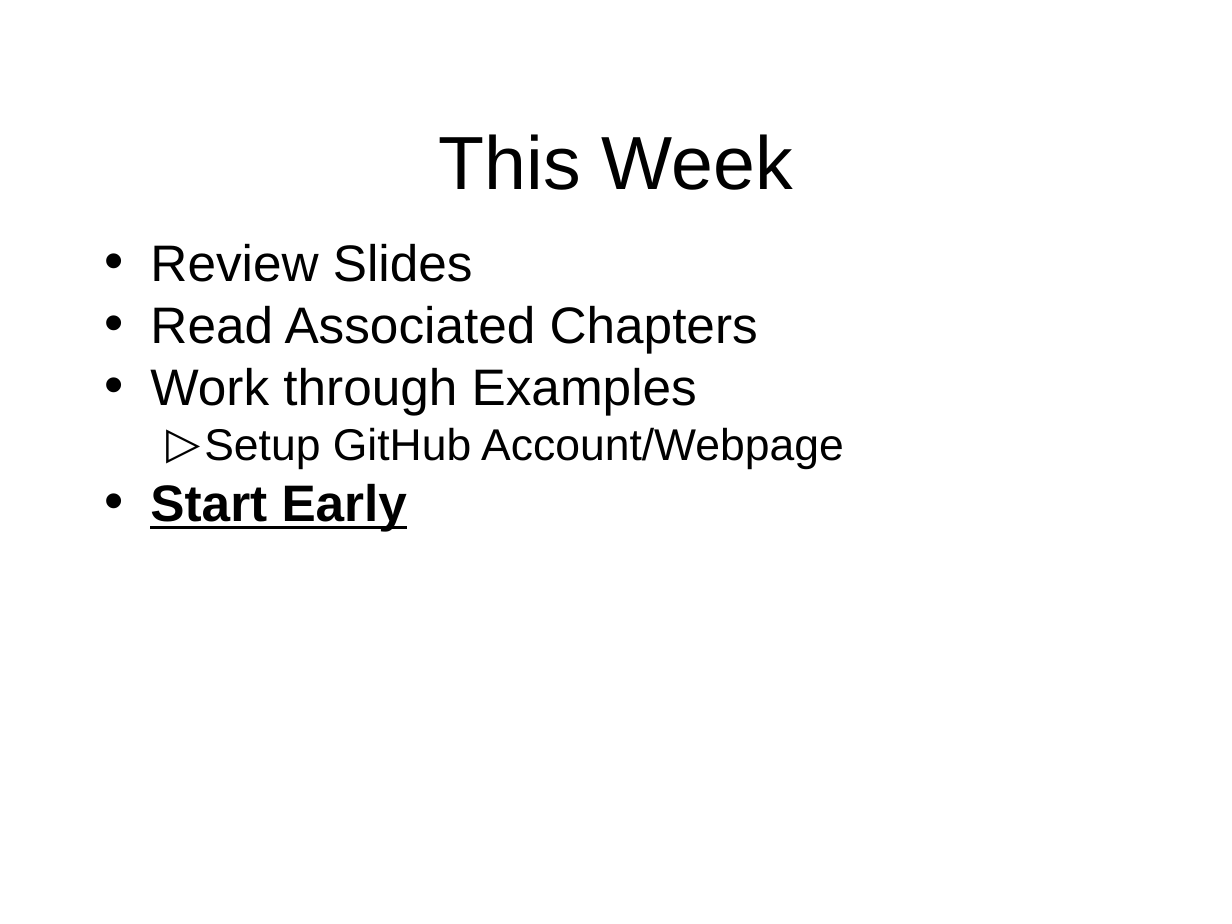
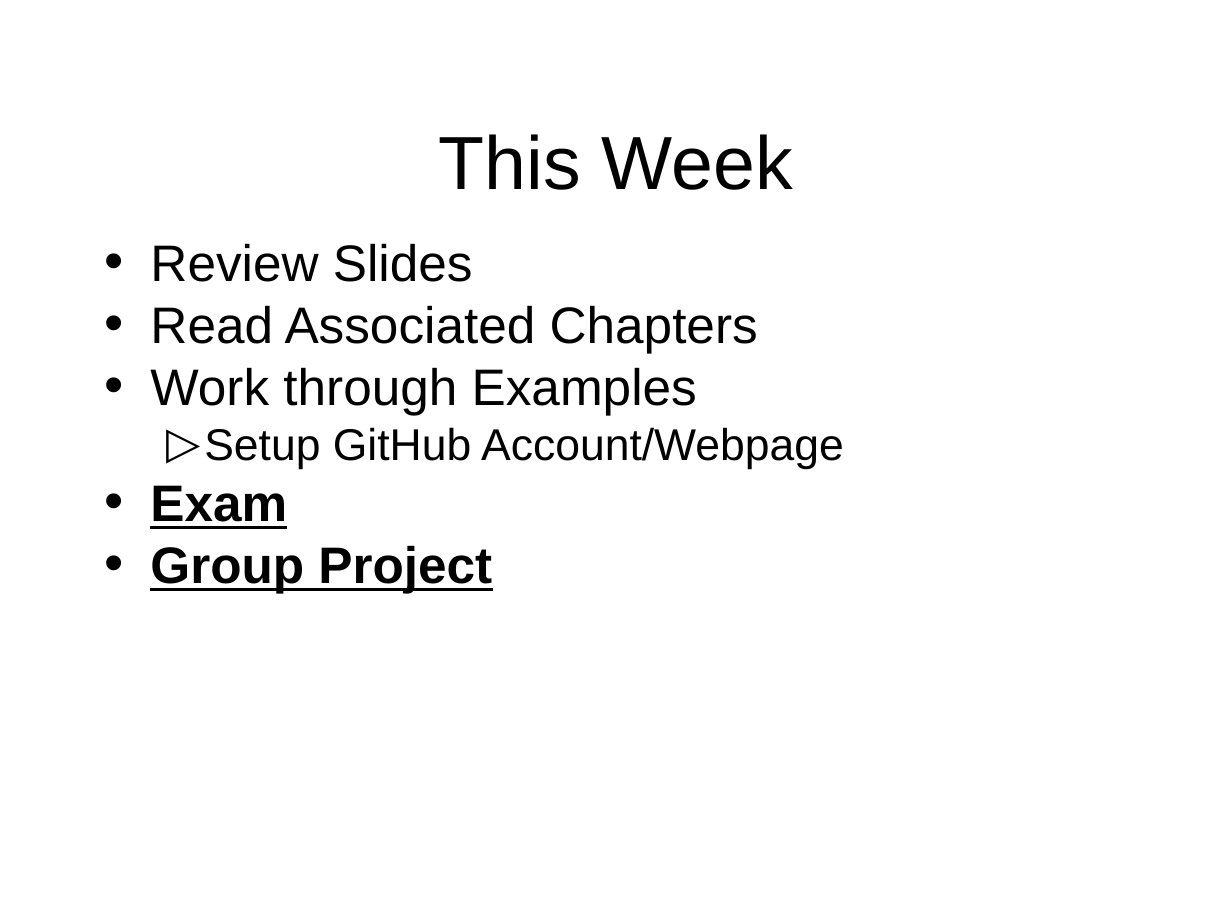
Before and after one commit to octaviordz/zjnu2017.github.io, a slide deck: slide 21 of WAD/lectures/140--Objects.and.DOM.pptx (slide 16 before the commit). Drawn at 1232x924 pixels with LibreOffice and Linux fonts; fonts in the diff are those of the drawing. Boxes give left, top, right and bottom in pixels: in the first picture for what was removed or moved away, otherwise in the second. Text is boxed around its words. In the diff, an @@ line names an element or a change of style, - is before the commit and + after.

```diff
--- a/WAD/lectures/140--Objects.and.DOM.pptx
+++ b/WAD/lectures/140--Objects.and.DOM.pptx
@@ text at [150, 485, 492, 593]: text changed @@
-• Start Early
+• Exam
+• Group Project
```
Also in this commit, not shown: 10 other slides changed, 4 slides added, 3 other files.
